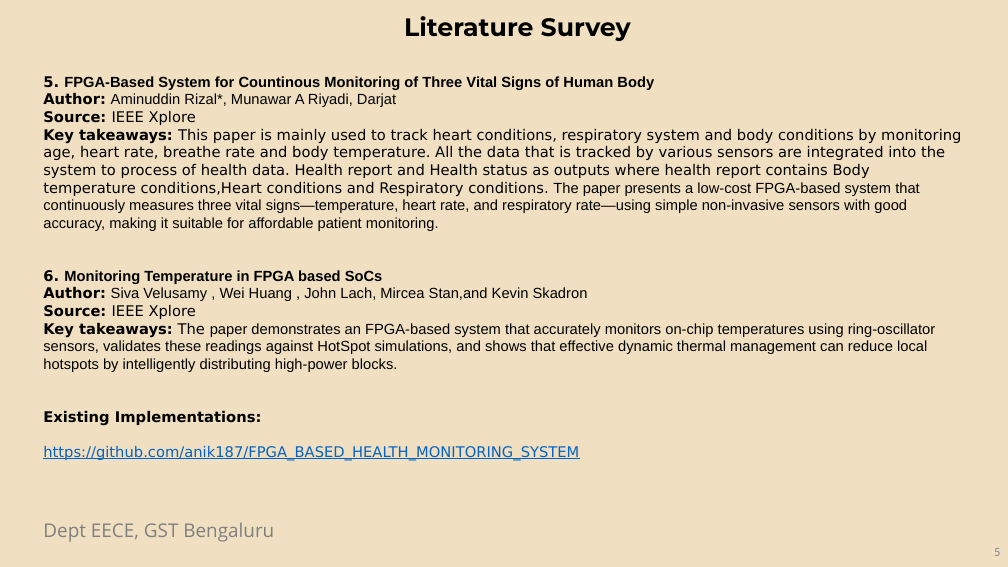
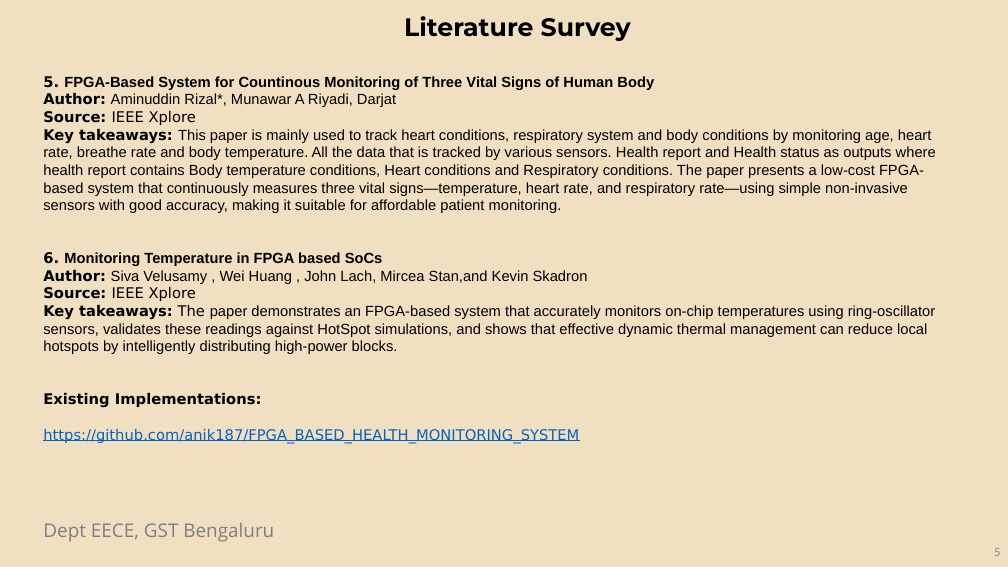
Before and after one commit to VishnuTeja99/Capstone-Project, a slide deck: slide 5 of Project review 2 ppt[1].pptx. Drawn at 1008x567 pixels with LibreOffice and Linux fonts; fonts in the diff are those of the drawing; background and template pictures are left out. Boxes give left, top, right and bottom in pixels: in the first picture for what was removed or moved away, otherwise in the second. Text is boxed around its words. In the diff, an @@ line names an element or a change of style, - is before the commit and + after.

```diff
--- a/Project review 2 ppt[1].pptx
+++ b/Project review 2 ppt[1].pptx
@@ text at (43, 128, 936, 213): text changed; font DejaVu Sans to Arial @@
-Key takeaways: This paper is mainly used to track heart conditions, respiratory system and body conditions by monitoring age, heart rate, breathe rate and body temperature. All the data that is tracked by various sensors are integrated into the system to process of health data. Health report and Health status as outputs where health report contains Body temperature conditions,Heart conditions and Respiratory conditions. The paper presents a low-cost FPGA-based system that continuously measures three vital signs—temperature, heart rate, and respiratory rate—using simple non-invasive sensors with good accuracy, making it suitable for affordable patient monitoring.
+Key takeaways: This paper is mainly used to track heart conditions, respiratory system and body conditions by monitoring age, heart rate, breathe rate and body temperature. All the data that is tracked by various sensors. Health report and Health status as outputs where health report contains Body temperature conditions, Heart conditions and Respiratory conditions. The paper presents a low-cost FPGA-based system that continuously measures three vital signs—temperature, heart rate, and respiratory rate—using simple non-invasive sensors with good accuracy, making it suitable for affordable patient monitoring.
```
Also in this commit, not shown: 2 other slides changed, 3 slides added.
